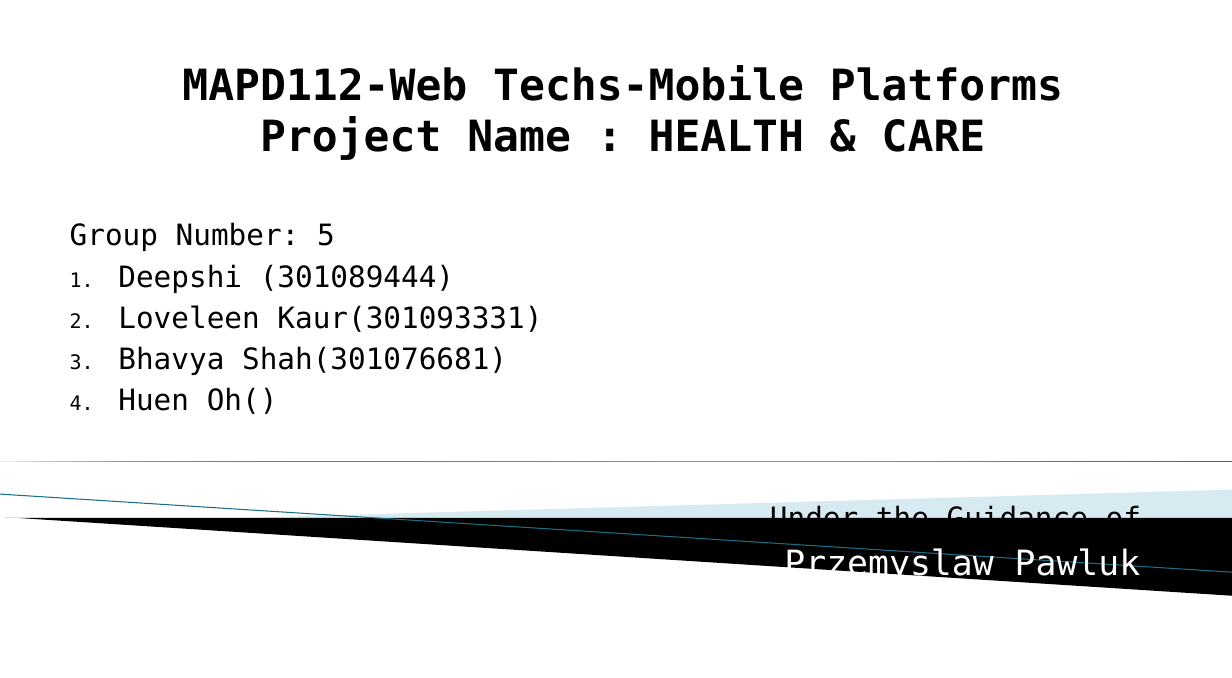
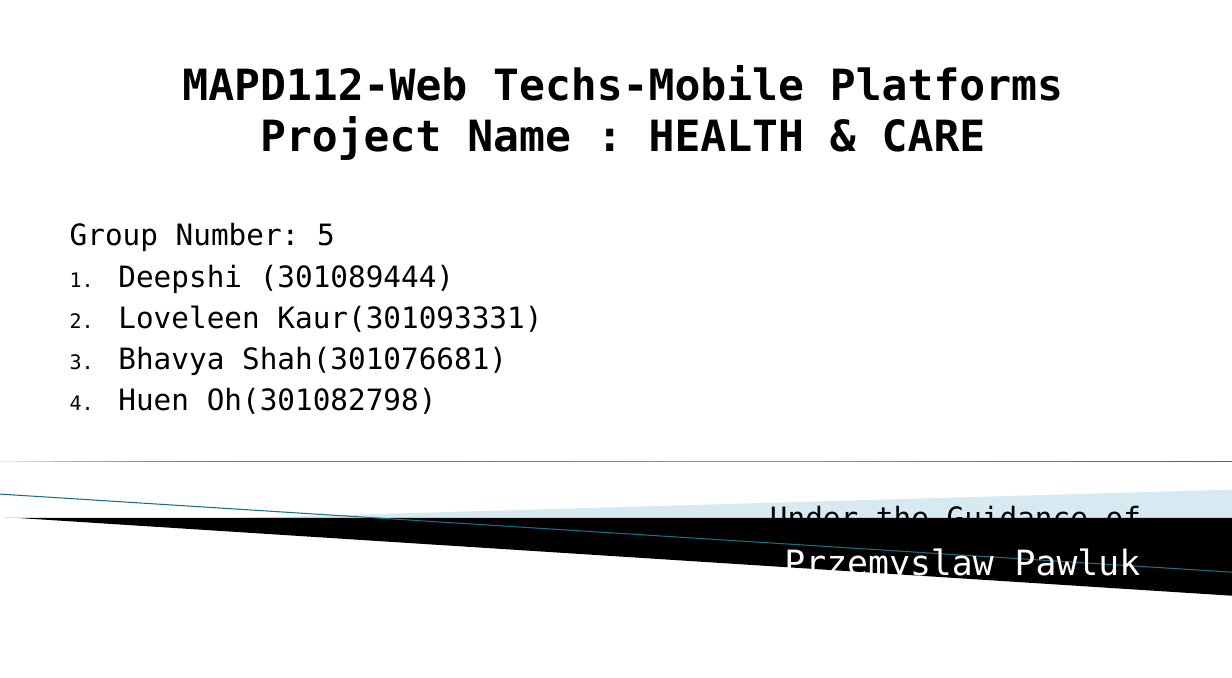
Before and after one commit to heons/PatientData_REST_API, a slide deck: slide 1 of doc/HEALTH_N_CARE.pptx. Drawn at 1232x678 pixels with LibreOffice and Linux fonts; fonts in the diff are those of the drawing; background and template pictures are left out. Boxes give left, top, right and bottom in pixels: in the first picture for what was removed or moved away, otherwise in the second. Text is boxed around its words. In the diff, an @@ line names an element or a change of style, - is before the commit and + after.

Commit message:
update : ppt with studentId

```diff
--- a/doc/HEALTH_N_CARE.pptx
+++ b/doc/HEALTH_N_CARE.pptx
@@ subtitle at (118,387,437,414): text changed @@
-4. Huen Oh()
+4. Huen Oh(301082798)
```
